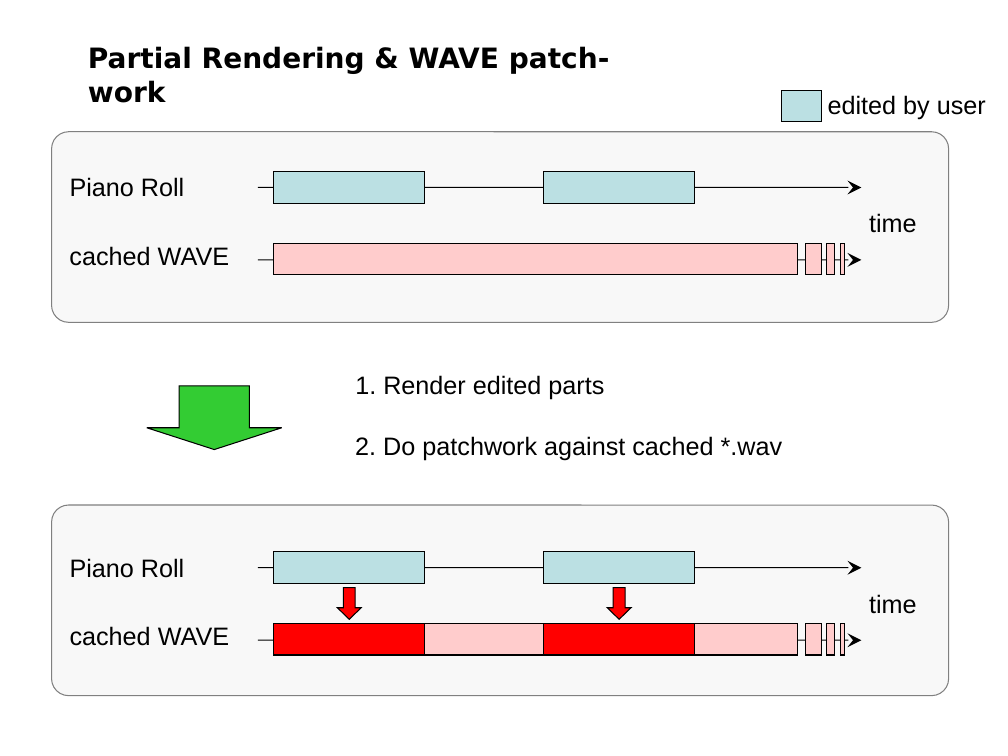
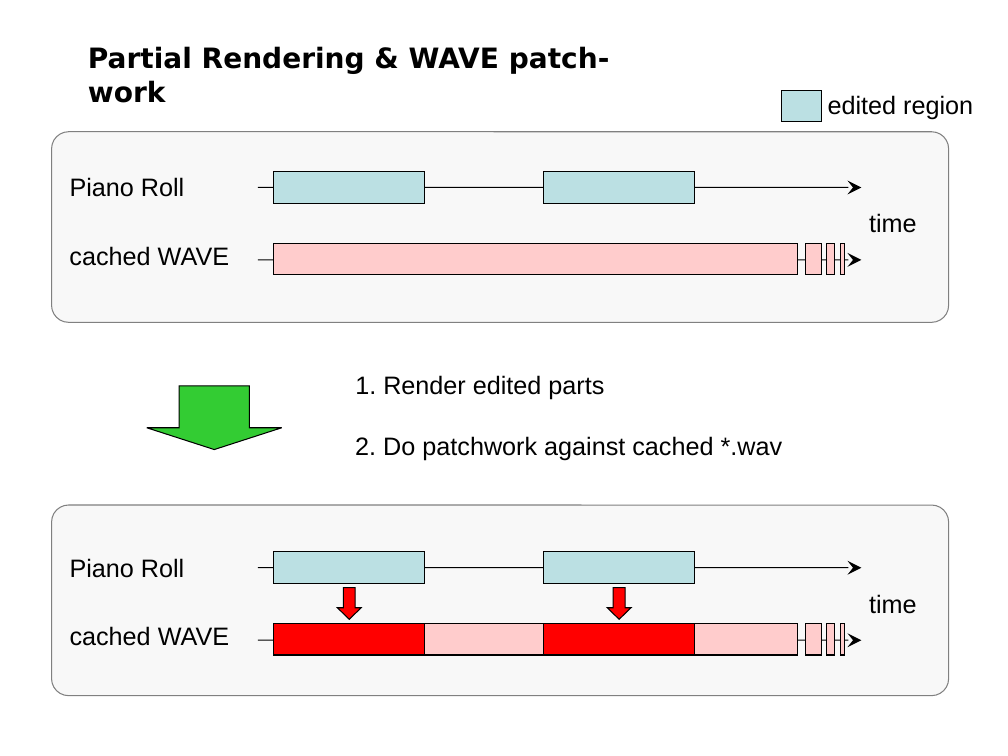
Before and after one commit to cadencii/cadencii, a slide deck: slide 1 of rendering_system_of_cadencii.ppt. Drawn at 1008x756 pixels with LibreOffice and Linux fonts; fonts in the diff are those of the drawing. Boxes give left, top, right and bottom in pixels: in the first picture for what was removed or moved away, otherwise in the second. Text is boxed around its words. In the diff, an @@ line names an element or a change of style, - is before the commit and + after.

```diff
--- a/rendering_system_of_cadencii.ppt
+++ b/rendering_system_of_cadencii.ppt
@@ text at (828, 95, 973, 120): text changed @@
-edited by user
+edited region
```
Also in this commit, not shown: 13 other files.
